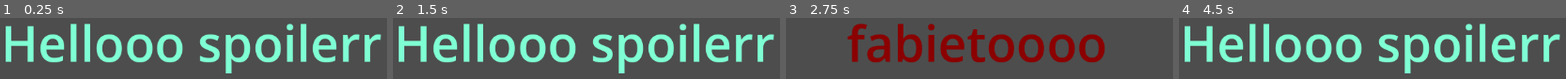
Above: before the commit, frames 1-4 (left to right).
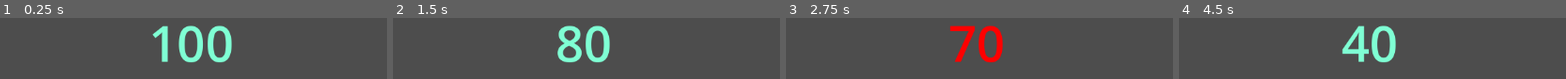
Above: after the commit, the same moments.

Repository: Zeta80/GDScript
Game: Godot game, scene res://main.tscn
Same seed, same stepped clock (60 frames per second), same inputs: the game is played once before the commit and once after it.
Inputs:
- Up to frame 1 (0.25 s): no input
- Up to frame 2 (1.5 s): tap Enter at 0.5 s; hold Space (my_action) 0.53-1.28 s; tap Space (my_action) at 1.35 s
- Up to frame 3 (2.75 s): tap Enter at 2 s; hold Space (my_action) from 2.03 s (still down)
- Up to frame 4 (4.5 s): release Space (my_action) at 2.78 s; tap Space (my_action) at 2.85, 4.35 s; tap Enter at 3.5 s; hold Space (my_action) 3.53-4.28 s

The runs differ from the first frame. In frame 1, 25% of the frame differs, in the area x 1-99%, y 9-91%; in frame 2, 25%; in frame 3, 18%; in frame 4, 25%.

Commit message:
variables 1.0

Diff:
--- a/main.gd
+++ b/main.gd
@@ -1,16 +1,17 @@
 extends Node
 
+var health = 100
 @onready var label: Label = $Label
 
 # Called when the node enters the scene tree for the first time.
 func _ready() -> void:
-	label.text = "Hellooo spoilerr"
+	label.text = str(health)
 	label.modulate = Color.AQUAMARINE
 
 func _input(event):
 	if event.is_action_pressed("my_action"):
-		label.text = "fabietoooo"
-		label.modulate = Color.DARK_RED
+		health -= 10
+		label.modulate = Color.RED
+		label.text = str(health)
 	if event.is_action_released("my_action"):
-		label.text = "Hellooo spoilerr"
 		label.modulate = Color.AQUAMARINE
